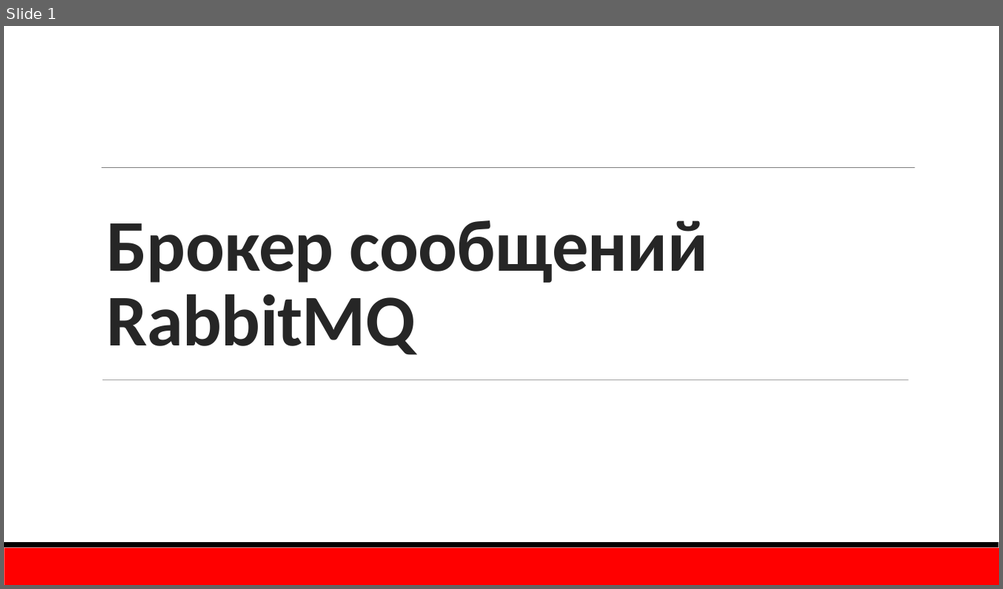
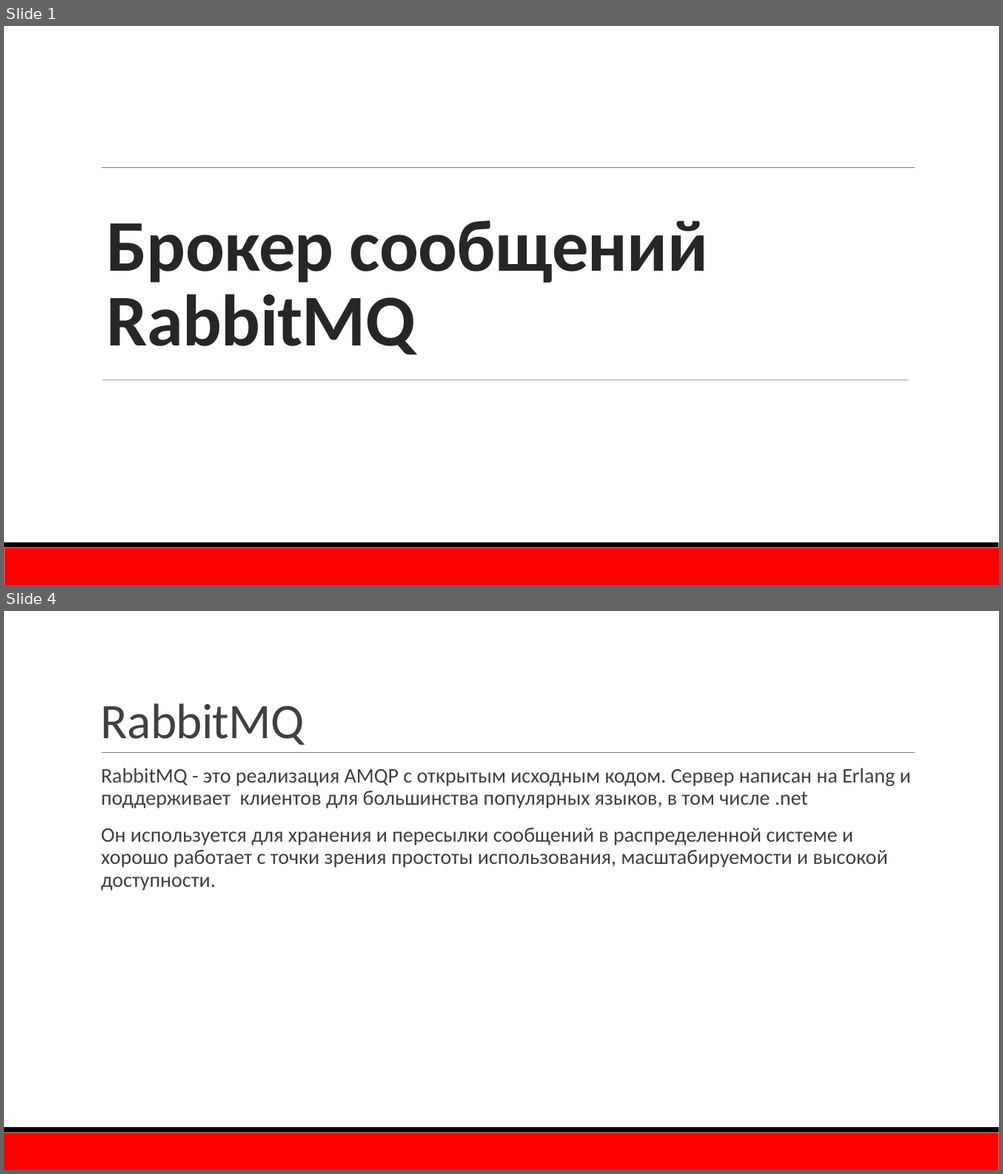
Before and after one commit to TurCons/DisconfRabbitMq, a slide deck: presentation/RabbitMQ.pptx. Shown one above the other, each under a label of ours: slide 1 before the commit, slides 1 and 4 after it; the slides between them are not shown. The pictures are 1003x589 and 1003x1174 pixels, drawn with LibreOffice and Linux fonts; fonts in the diff are those of the drawing; background and template pictures are left out. Boxes give left, top, right and bottom in pixels: in the first picture for what was removed or moved away, otherwise in the second. Text is boxed around its words. In the diff, an @@ line names an element or a change of style, - is before the commit and + after.

```diff
--- a/presentation/RabbitMQ.pptx
+++ b/presentation/RabbitMQ.pptx
@@ slide 4 added at bbox=[4, 611, 999, 1170], background #FFFFFF; not listed: 3 template elements that a slide beside it also shows @@
@@ title added at bbox=[101, 703, 304, 745], 48 pt, text #404040 @@
+RabbitMQ
@@ text added at bbox=[101, 768, 910, 891], 20 pt, text #404040 @@
+  RabbitMQ - это реализация AMQP с открытым исходным кодом. Сервер написан на Erlang и поддерживает клиентов для большинства популярных языков, в том числе .net
+  Он используется для хранения и пересылки сообщений в распределенной системе и хорошо работает с точки зрения простоты использования, масштабируемости и высокой доступности.
```
Also in this commit, not shown: 5 slides changed, 1 other slide added, 1 other file.
